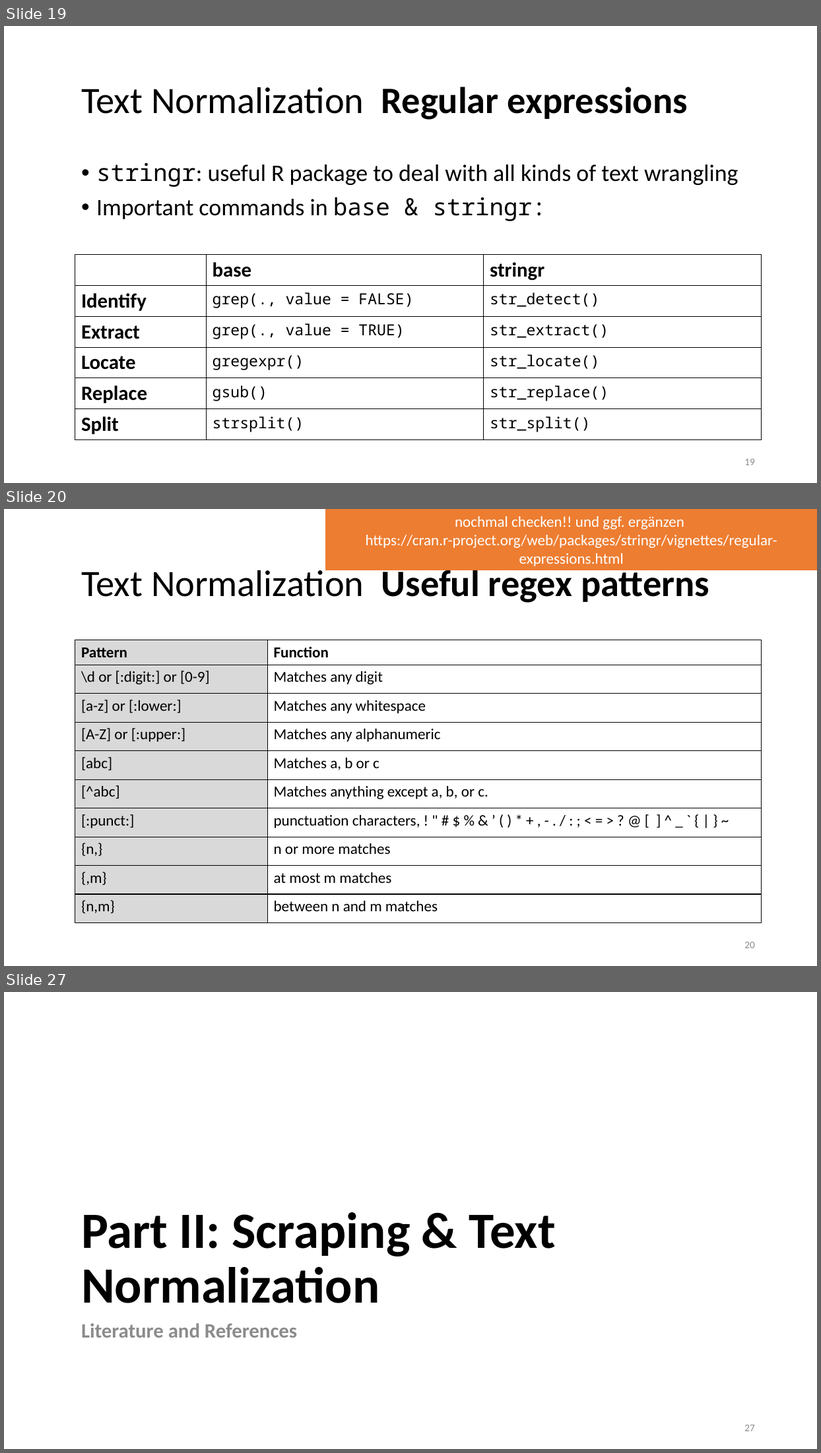
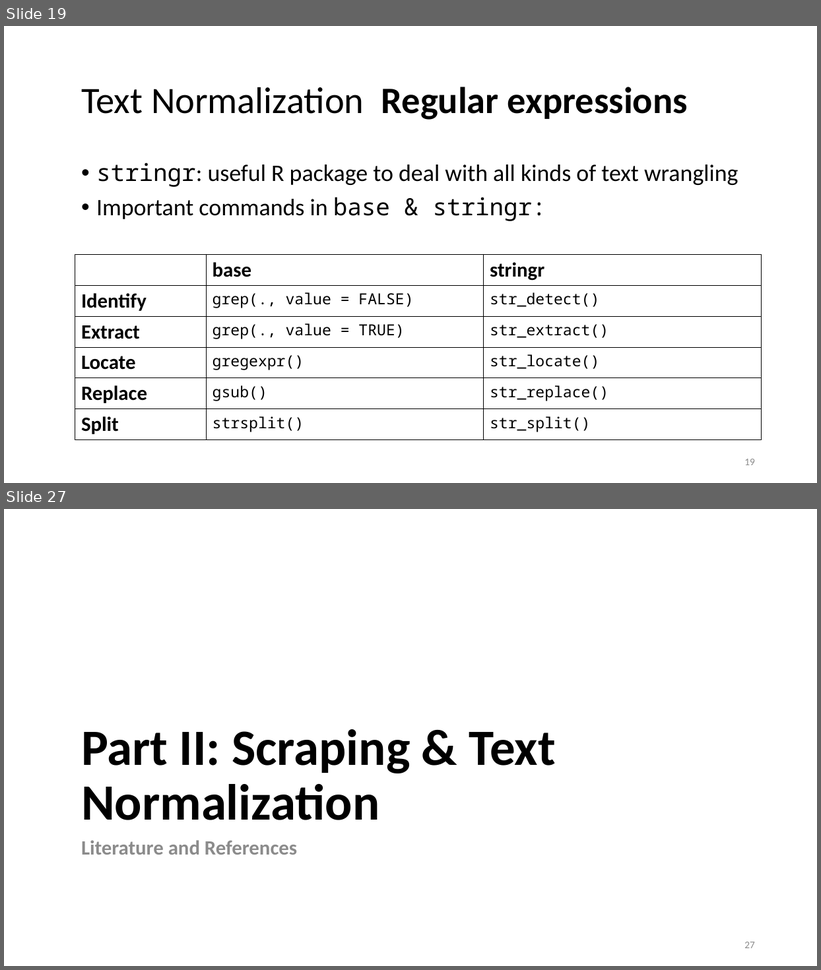
Before and after one commit to lisa-wm/consulting, a slide deck: 5_seminar/Contents_Part_02/slides/Präsentation_Teil2_Lisa.pptx. Shown one above the other, each under a label of ours: slides 19, 20 and 27 before the commit, slides 19 and 27 after it; the slides between them are not shown. The pictures are 821x1453 and 821x970 pixels, drawn with LibreOffice and Linux fonts; fonts in the diff are those of the drawing. Boxes give left, top, right and bottom in pixels: in the first picture for what was removed or moved away, otherwise in the second. Text is boxed around its words. In the diff, an @@ line names an element or a change of style, - is before the commit and + after.

Commit message:
revised regex list in slides

```diff
--- a/5_seminar/Contents_Part_02/slides/Präsentation_Teil2_Lisa.pptx
+++ b/5_seminar/Contents_Part_02/slides/Präsentation_Teil2_Lisa.pptx
@@ slide 20 removed at bbox=[4, 509, 817, 966], background #FFFFFF @@
@@ rectangle removed at bbox=[326, 509, 817, 570] @@
-nochmal checken!! und ggf. ergänzen
-https://cran.r-project.org/web/packages/stringr/vignettes/regular-expressions.html
@@ title removed at bbox=[81, 564, 710, 603] @@
-Text Normalization Useful regex patterns
@@ table removed at bbox=[75, 640, 762, 923], 10 rows, 2 columns @@
-Pattern | Function
-\d or [:digit:] or [0-9] | Matches any digit
-[a-z] or [:lower:] | Matches any whitespace
-[A-Z] or [:upper:] | Matches any alphanumeric
-[abc] | Matches a, b or c
-[^abc] | Matches anything except a, b, or c.
-[:punct:] | punctuation characters, ! " # $ % & ’ ( ) * + , - . / : ; < = > ? @ [ ] ^ _ ` { | } ~
-{n,} | n or more matches
-{,m} | at most m matches
-{n,m} | between n and m matches
@@ page number removed at bbox=[745, 942, 755, 949] @@
-20
```
Also in this commit, not shown: 6 slides changed, 1 slide added.
